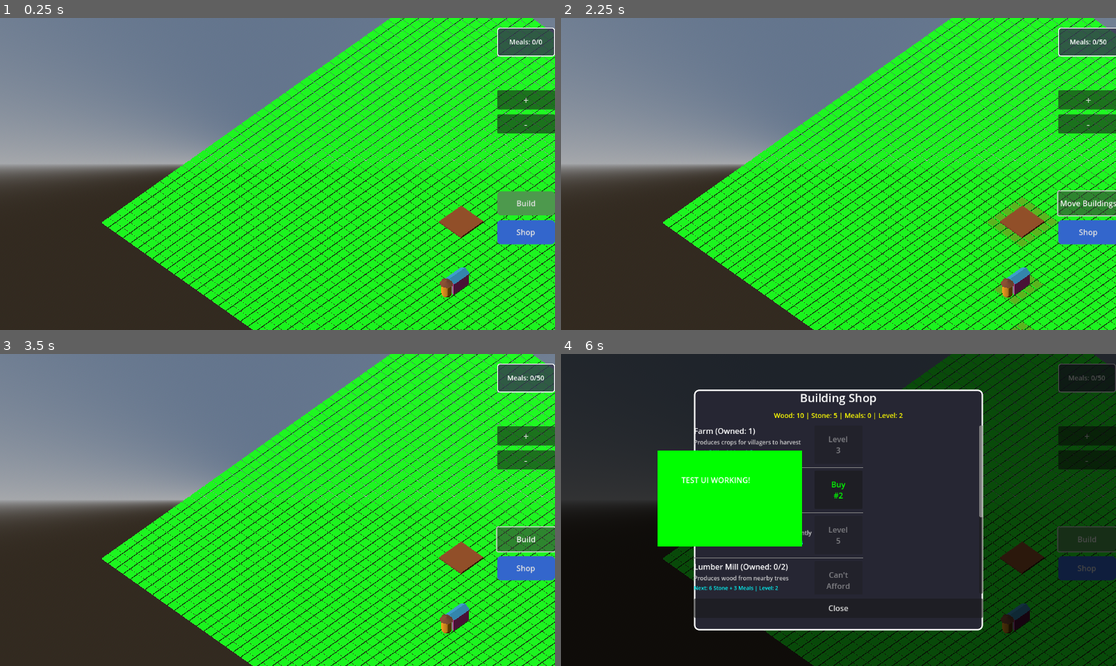
Above: before the commit, frames 1-4 (two rows, left to right).
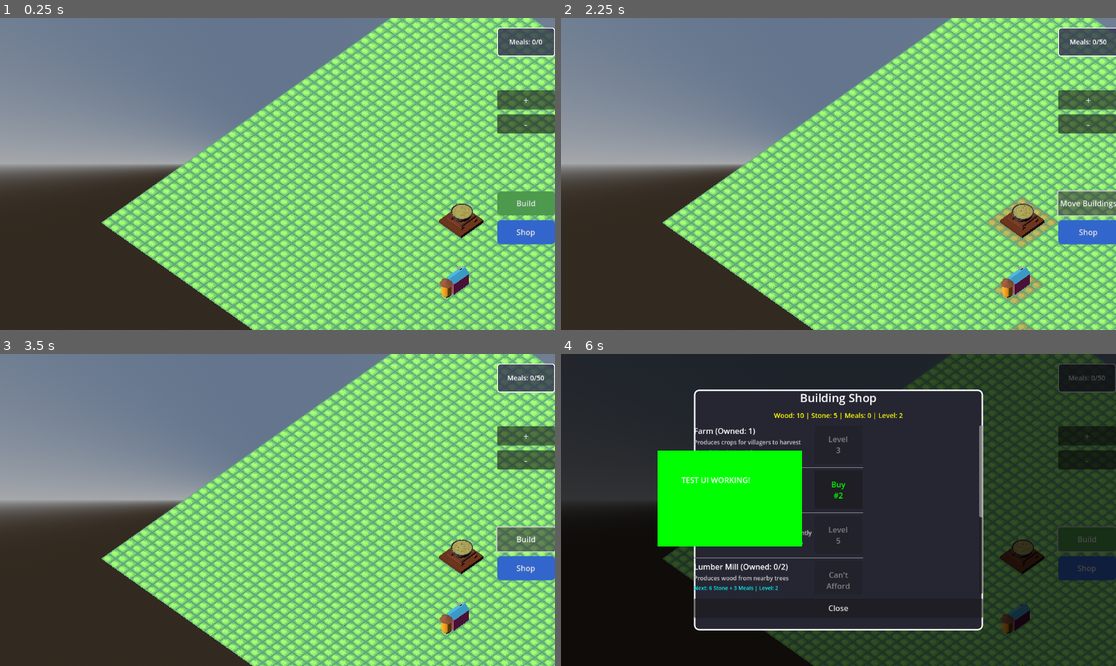
Above: after the commit, the same moments.

Repository: D1g1talfart/Villagegame
Game: Godot game, scene res://village.tscn
The game is run twice, just before and just after one commit, with the same random seed, the same clock (stepped at 60 frames per second) and the same inputs.
Inputs (mouse positions are in pixels of both pictures, inside the frame that each line leads up to):
- Up to frame 1 (0.25 s): no input
- Up to frame 2 (2.25 s): click "+" at 0.5 s; click "-" at 1.25 s; click "Build" at 2 s
- Up to frame 3 (3.5 s): click "Move Buildings" at 2.75 s
- Up to frame 4 (6 s): click "Shop" at 3.5 s; tap Enter (ui_accept) at 4.25, 4.52, 5.75 s; move the mouse to (960, 494) at 4.27 s; hold Up (ui_up) 4.28-5 s; click (960, 494) at 4.42 s; click "Buy #2" at 5 s; drag from (727, 525) to (810, 572) at 5.77 s

The runs differ from the first frame. In frame 1, 57% of the frame differs, in the area x 18-100%, y 0-100%; in frame 2, 58%; in frame 3, 58%; in frame 4, 24%.

Commit message:
0.0.2.3
Introduces the Kitchen building with its scene, script, materials, and textures. Updates village.gd to instantiate the Kitchen from a scene, improves grass tile rendering with a texture, and refactors kitchen creation and detection logic. Also updates house.tscn with new door and decoration nodes, and removes the old grass texture in favor of a new one.

Diff:
--- a/Kitchen.gd
+++ b/Kitchen.gd
@@ -1,6 +1,5 @@
 # Kitchen.gd
 extends BuildableBuilding
-class_name Kitchen
 
 @export var stored_crops: int = 0
 @export var stored_meals: int = 0
@@ -11,8 +10,11 @@
 	building_name = "Kitchen"
 	building_size = Vector2i(3, 3)
 
-	# Kitchen doesn't have a mesh_instance like other buildings
-	# Skip the super._ready() call that expects mesh_instance
+	setup_collision()
+
+	# Call the parent _ready() for material setup
+	super._ready()
+
 	setup_navigation_obstacle()
 
 	# Register kitchen job with JobManager AND set meta
@@ -21,6 +23,12 @@
 	set_meta("job", kitchen_job)
 	print("Kitchen job registered and meta set")
 
+	print("Kitchen scene loaded successfully")
+
+func setup_collision():
+	# Set collision layers (this should be done on the StaticBody3D itself)
+	collision_layer = 2  # Buildings are on layer 2 (for clicking)
+	collision_mask = 0   # Don't collide with anything
 
 func setup_navigation_obstacle():
 	# Add navigation obstacle so pathfinding goes around the kitchen
@@ -61,6 +69,7 @@
 	# Pathfinding target - outside the 3x3 kitchen obstacle
 	# Kitchen is 3x3, so we need to go outside the collision area
 	return global_position + Vector3(0, 0, -2.0)  # 2 units south of kitchen center
+	return global_position + Vector3(0, 0, 2.0)
 
 func get_actual_work_spot() -> Vector3:
 	# Actual work location - center of kitchen (for teleporting when working)
--- /dev/null
+++ b/Kitchen.tscn
@@ -0,0 +1,157 @@
+[gd_scene load_steps=22 format=3 uid="uid://bmct36s5jv107"]
+
+[ext_resource type="Script" uid="uid://mn8hklfmmsgv" path="res://kitchen.gd" id="1_vloss"]
+[ext_resource type="Material" uid="uid://n6aje1yjxksv" path="res://Materials/Metal.tres" id="2_ihhv2"]
+[ext_resource type="Material" uid="uid://fros71psmags" path="res://Materials/Soup.tres" id="3_rlrs5"]
+
+[sub_resource type="Gradient" id="Gradient_rlrs5"]
+colors = PackedColorArray(0.450345, 0.224102, 0.127262, 1, 0.2915, 0.136833, 0.0763707, 1)
+
+[sub_resource type="FastNoiseLite" id="FastNoiseLite_axvxv"]
+noise_type = 2
+frequency = 0.2004
+fractal_type = 0
+fractal_octaves = 1
+
+[sub_resource type="NoiseTexture2D" id="NoiseTexture2D_eqcb7"]
+seamless = true
+seamless_blend_skirt = 0.525
+color_ramp = SubResource("Gradient_rlrs5")
+noise = SubResource("FastNoiseLite_axvxv")
+
+[sub_resource type="NoiseTexture2D" id="NoiseTexture2D_rlrs5"]
+
+[sub_resource type="StandardMaterial3D" id="StandardMaterial3D_0mi6m"]
+albedo_texture = SubResource("NoiseTexture2D_eqcb7")
+metallic_specular = 0.0
+metallic_texture_channel = 1
+roughness_texture = SubResource("NoiseTexture2D_rlrs5")
+roughness_texture_channel = 4
+
+[sub_resource type="BoxMesh" id="BoxMesh_ipk1y"]
+material = SubResource("StandardMaterial3D_0mi6m")
+size = Vector3(3, 0.5, 3)
+
+[sub_resource type="BoxShape3D" id="BoxShape3D_xsyy8"]
+size = Vector3(3, 1, 3)
+
+[sub_resource type="Gradient" id="Gradient_axvxv"]
+offsets = PackedFloat32Array(0, 0.452381)
+colors = PackedColorArray(1, 0.948333, 0.69, 1, 0.613442, 0.227753, 0.085534, 1)
+
+[sub_resource type="FastNoiseLite" id="FastNoiseLite_eqcb7"]
+noise_type = 3
+frequency = 0.1087
+fractal_octaves = 1
+fractal_gain = 1.125
+
+[sub_resource type="NoiseTexture2D" id="NoiseTexture2D_pvymr"]
+color_ramp = SubResource("Gradient_axvxv")
+noise = SubResource("FastNoiseLite_eqcb7")
+
+[sub_resource type="StandardMaterial3D" id="StandardMaterial3D_ihhv2"]
+albedo_color = Color(0.6, 0.545, 0.27, 1)
+albedo_texture = SubResource("NoiseTexture2D_pvymr")
+
+[sub_resource type="CylinderMesh" id="CylinderMesh_rlrs5"]
+material = SubResource("StandardMaterial3D_ihhv2")
+top_radius = 0.2
+bottom_radius = 0.2
+
+[sub_resource type="TorusMesh" id="TorusMesh_axvxv"]
+material = ExtResource("2_ihhv2")
+inner_radius = 0.95
+outer_radius = 1.1
+rings = 20
+ring_segments = 3
+
+[sub_resource type="SphereMesh" id="SphereMesh_0mi6m"]
+material = ExtResource("2_ihhv2")
+radius = 1.0
+radial_segments = 20
+rings = 7
+is_hemisphere = true
+
+[sub_resource type="SphereMesh" id="SphereMesh_axvxv"]
+material = ExtResource("3_rlrs5")
+radius = 1.0
+height = 0.001
+
+[sub_resource type="ParticleProcessMaterial" id="ParticleProcessMaterial_rlrs5"]
+emission_shape_scale = Vector3(0.565, 0.51, 0.675)
+emission_shape = 6
+emission_ring_axis = Vector3(0, 90, 0)
+emission_ring_height = 0.0
+emission_ring_radius = 1.0
+emission_ring_inner_radius = 0.0
+emission_ring_cone_angle = 90.0
+angle_min = -720.0
+angle_max = 720.0
+direction = Vector3(0, 1, 0)
+spread = 88.373
+initial_velocity_min = 0.4
+initial_velocity_max = 0.75
+gravity = Vector3(0, 1, 0)
+
+[sub_resource type="StandardMaterial3D" id="StandardMaterial3D_rlrs5"]
+albedo_color = Color(0.5915, 0.62855, 0.65, 1)
+
+[sub_resource type="SphereMesh" id="SphereMesh_eqcb7"]
+material = SubResource("StandardMaterial3D_rlrs5")
+radius = 0.03
+height = 0.06
+radial_segments = 5
+rings = 5
+
+[node name="Kitchen" type="StaticBody3D"]
+script = ExtResource("1_vloss")
+
+[node name="MeshInstance3D" type="MeshInstance3D" parent="."]
+mesh = SubResource("BoxMesh_ipk1y")
+
+[node name="CollisionShape3D" type="CollisionShape3D" parent="."]
+transform = Transform3D(1, 0, 0, 0, 1, 0, 0, 0, 1, 0, 0.5, 0)
+visible = false
+shape = SubResource("BoxShape3D_xsyy8")
+
+[node name="Decorations" type="Node3D" parent="."]
+
+[node name="Fire" type="Node3D" parent="Decorations"]
+
+[node name="Log" type="MeshInstance3D" parent="Decorations/Fire"]
+transform = Transform3D(-4.37114e-08, -1, 0, 1, -4.37114e-08, 0, 0, 0, 1, 0, 0.342085, 0.776333)
+mesh = SubResource("CylinderMesh_rlrs5")
+
+[node name="Log2" type="MeshInstance3D" parent="Decorations/Fire"]
+transform = Transform3D(-4.37052e-08, -0.999858, -0.0168591, 1, -4.37114e-08, 0, -7.36932e-10, -0.0168591, 0.999858, 0.151795, 0.342085, -0.874963)
+mesh = SubResource("CylinderMesh_rlrs5")
+
+[node name="Log3" type="MeshInstance3D" parent="Decorations/Fire"]
+transform = Transform3D(-2.51003e-10, -0.00574219, -0.999984, 1, -4.37114e-08, 0, -4.37107e-08, -0.999984, 0.00574219, 0.78739, 0.67882, -0.074285)
+mesh = SubResource("CylinderMesh_rlrs5")
+
+[node name="Log4" type="MeshInstance3D" parent="Decorations/Fire"]
+transform = Transform3D(-2.51003e-10, -0.00574219, -0.999984, 1, -4.37114e-08, 0, -4.37107e-08, -0.999984, 0.00574219, -0.58853, 0.67882, -0.074285)
+mesh = SubResource("CylinderMesh_rlrs5")
+
+[node name="Couldron" type="Node3D" parent="Decorations"]
+transform = Transform3D(1, 0, 0, 0, 1, 0, 0, 0, 1, 0.0817789, -0.335737, 0)
+
+[node name="Rim" type="MeshInstance3D" parent="Decorations/Couldron"]
+transform = Transform3D(1, 0, 0, 0, 1, 0, 0, 0, 1, -0.00792527, 1.78292, -0.000934601)
+mesh = SubResource("TorusMesh_axvxv")
+skeleton = NodePath("../../..")
+
+[node name="Bowl" type="MeshInstance3D" parent="Decorations/Couldron"]
+transform = Transform3D(1, 0, 0, 0, -1, -8.74228e-08, 0, 8.74228e-08, -1, 0, 1.77823, 0)
+mesh = SubResource("SphereMesh_0mi6m")
+
+[node name="Soup" type="MeshInstance3D" parent="Decorations/Couldron"]
+transform = Transform3D(1, 0, 0, 0, 1, 0, 0, 0, 1, 0.00571585, 1.78026, -0.0182188)
+mesh = SubResource("SphereMesh_axvxv")
+
+[node name="Steam" type="GPUParticles3D" parent="Decorations/Couldron"]
+transform = Transform3D(1, 0, 0, 0, 1, 0, 0, 0, 1, 0, 1.66194, 0)
+amount = 40
+process_material = SubResource("ParticleProcessMaterial_rlrs5")
+draw_pass_1 = SubResource("SphereMesh_eqcb7")
--- /dev/null
+++ b/Materials/Metal.tres
@@ -0,0 +1,5 @@
+[gd_resource type="StandardMaterial3D" format=3 uid="uid://n6aje1yjxksv"]
+
+[resource]
+albedo_color = Color(0.48, 0.48, 0.48, 1)
+metallic = 1.0
--- /dev/null
+++ b/Materials/Soup.tres
@@ -0,0 +1,37 @@
+[gd_resource type="StandardMaterial3D" load_steps=4 format=3 uid="uid://fros71psmags"]
+
+[sub_resource type="Gradient" id="Gradient_ihhv2"]
+colors = PackedColorArray(0.58, 0.386667, 0, 1, 1, 1, 1, 1)
+
+[sub_resource type="FastNoiseLite" id="FastNoiseLite_rlrs5"]
+noise_type = 4
+seed = 4
+frequency = 0.038
+offset = Vector3(0, -127.66, 0)
+fractal_type = 2
+fractal_octaves = 2
+fractal_lacunarity = 2.435
+fractal_gain = 1.08
+domain_warp_enabled = true
+domain_warp_type = 1
+domain_warp_fractal_type = 2
+domain_warp_fractal_octaves = 2
+metadata/_preview_in_3d_space_ = true
+
+[sub_resource type="NoiseTexture2D" id="NoiseTexture2D_axvxv"]
+height = 511
+in_3d_space = true
+seamless = true
+color_ramp = SubResource("Gradient_ihhv2")
+noise = SubResource("FastNoiseLite_rlrs5")
+
+[resource]
+albedo_color = Color(0.640683, 0.65, 0.3705, 1)
+albedo_texture = SubResource("NoiseTexture2D_axvxv")
+emission_enabled = true
+emission = Color(0.92, 0.862347, 0.0552, 1)
+emission_energy_multiplier = 0.3
+emission_operator = 1
+backlight_enabled = true
+backlight = Color(0.68, 0.581513, 0.1428, 1)
+refraction_enabled = true
--- a/house.tscn
+++ b/house.tscn
@@ -22,13 +22,24 @@
 material = SubResource("StandardMaterial3D_metfq")
 size = Vector3(1.2, 0.4, 2.1)
 
+[sub_resource type="StandardMaterial3D" id="StandardMaterial3D_6syyc"]
+albedo_color = Color(0.48, 0.32128, 0.1824, 1)
+
 [sub_resource type="BoxMesh" id="BoxMesh_hfkix"]
+material = SubResource("StandardMaterial3D_6syyc")
 size = Vector3(0.515, 1.07, 0.2)
 
+[sub_resource type="StandardMaterial3D" id="StandardMaterial3D_o1325"]
+albedo_color = Color(0, 0, 0, 1)
+
 [sub_resource type="CylinderMesh" id="CylinderMesh_metfq"]
+material = SubResource("StandardMaterial3D_o1325")
 top_radius = 0.05
 bottom_radius = 0.05
 height = 0.2
+
+[sub_resource type="BoxMesh" id="BoxMesh_6syyc"]
+size = Vector3(0.3, 1, 0.3)
 
 [node name="House" type="StaticBody3D"]
 script = ExtResource("1_hfkix")
@@ -45,10 +56,17 @@
 transform = Transform3D(1, 0, 0, 0, 1, 0, 0, 0, 1, 0, 1.7, 0.5)
 mesh = SubResource("PrismMesh_hfkix")
 
-[node name="MeshInstance3D" type="MeshInstance3D" parent="RoofMesh"]
+[node name="DoorMesh" type="MeshInstance3D" parent="RoofMesh"]
 transform = Transform3D(1, 0, 0, 0, 1, 0, 0, 0, 1, 0.1, -1.15, 0.937254)
 mesh = SubResource("BoxMesh_hfkix")
 
-[node name="MeshInstance3D" type="MeshInstance3D" parent="RoofMesh/MeshInstance3D"]
+[node name="DoorHandleMesh" type="MeshInstance3D" parent="RoofMesh/DoorMesh"]
 transform = Transform3D(1, 0, 0, 0, -4.37114e-08, -1, 0, 1, -4.37114e-08, -0.145, 0, 0.0521003)
 mesh = SubResource("CylinderMesh_metfq")
+
+[node name="MeshInstance3D" type="MeshInstance3D" parent="RoofMesh"]
+transform = Transform3D(1, 0, 0, 0, 1, 0, 0, 0, 1, -0.282885, -0.22003, -0.596675)
+mesh = SubResource("BoxMesh_6syyc")
+
+[node name="GPUParticles3D" type="GPUParticles3D" parent="RoofMesh/MeshInstance3D"]
+transform = Transform3D(1, 0, 0, 0, 1, 0, 0, 0, 1, 0, 0.657367, 0)
--- a/village.gd
+++ b/village.gd
@@ -6,6 +6,7 @@
 var farm_scene = preload("res://Farm.tscn")
 var house_scene = preload("res://House.tscn")
 var villager_scene = preload("res://Villager.tscn")
+var kitchen_scene = preload("res://Kitchen.tscn")
 
 var villager_names: Array[String] = [
 	"Bob", "Alice", "Charlie", "Diana", "Edward", "Fiona", "George", "Hannah",
@@ -36,7 +37,7 @@
 	sun_light.name = "Sun"
 	sun_light.position = Vector3(0, 20, 0)
 	sun_light.rotation_degrees = Vector3(-45, -30, 0)
-	sun_light.light_energy = 1.0
+	sun_light.light_energy = 1.5
 	add_child(sun_light)
 
 	var environment = Environment.new()
@@ -65,63 +66,52 @@
 	# Create kitchen in center (3x3)
 	create_kitchen_building()
 
+# village.gd - Replace create_kitchen_building() with this clean version
 func create_kitchen_building():
 	var center = 49 / 2
 
-	# Create the kitchen tiles visually
-	for x in range(center - 1, center + 2):
-		for z in range(center - 1, center + 2):
-			var kitchen_tile = create_kitchen_tile()
-			kitchen_tile.position = Vector3(x, 0.1, z)
-			add_child(kitchen_tile)
-
-	# Create the Kitchen building node
-	var kitchen = Kitchen.new()
+	# Load and instantiate the Kitchen scene
+	var kitchen = kitchen_scene.instantiate()
 	kitchen.name = "Kitchen"
 	kitchen.position = Vector3(center, 0.1, center)
 
-	# ADD COLLISION TO KITCHEN
-	var collision_body = StaticBody3D.new()
-	collision_body.name = "KitchenCollision"
-	collision_body.collision_layer = 2  # Same layer as other buildings
-	collision_body.collision_mask = 0
-
-	var collision_shape = CollisionShape3D.new()
-	var shape = BoxShape3D.new()
-	shape.size = Vector3(3, 1, 3)  # 3x3 kitchen size, 1 unit tall
-	collision_shape.shape = shape
-	collision_shape.position = Vector3(0, 0.5, 0)  # Center the collision box
-
-	collision_body.add_child(collision_shape)
-	kitchen.add_child(collision_body)
+	# Set the grid position immediately
+	kitchen.grid_position = Vector2i(center - 1, center - 1)  # Top-left corner of 3x3
 
 	add_child(kitchen)
 
-	print("Kitchen created with collision at: ", kitchen.position)
+	# Register with BuildModeManager
+	BuildModeManager.register_building(kitchen, Vector2i(center - 1, center - 1))
+
+	print("Kitchen scene created at: ", kitchen.position, " (no overlapping tiles)")
+
 
 func create_grass_tile():
 	var mesh_instance = MeshInstance3D.new()
 	var box_mesh = BoxMesh.new()
-	box_mesh.size = Vector3(0.9, 0.1, 0.9)
+	box_mesh.size = Vector3(1, 0.01, 1)
 	mesh_instance.mesh = box_mesh
 
 	var material = StandardMaterial3D.new()
-	material.albedo_color = Color.GREEN
+
+	# Load the grass texture
+	var grass_texture = load("res://Textures/Grass.png") as Texture2D
+	if grass_texture:
+		material.albedo_texture = grass_texture
+	else:
+		print("WARNING: Could not load grass texture - using green color fallback")
+		material.albedo_color = Color.GREEN
+
+	# Optional: You can still tint the texture with a color if needed
+	# material.albedo_color = Color.WHITE  # White = no tint, shows texture as-is
+
+	# Optional: Adjust texture tiling if the texture is too big/small per tile
+	material.uv1_scale = Vector3(3, 2, 2)  # Adjust these values to tile the texture
+
 	mesh_instance.material_override = material
 
 	return mesh_instance
 
-func create_kitchen_tile():
-	var mesh_instance = MeshInstance3D.new()
-	var box_mesh = BoxMesh.new()
-	box_mesh.size = Vector3(1, 0.2, 1)
-	mesh_instance.mesh = box_mesh
-
-	var material = StandardMaterial3D.new()
-	material.albedo_color = Color(0.6, 0.3, 0.1)
-	mesh_instance.material_override = material
-
-	return mesh_instance
 
 func setup_ground_collision():
 	var ground_body = StaticBody3D.new()
@@ -235,9 +225,10 @@
 		next_villager_index += 1
 		return fallback_name
 
+# village.gd - Replace find_kitchen_building() with this fixed version
 func find_kitchen_building():
 	for child in get_children():
-		if child is Kitchen:  # Look for Kitchen class specifically
+		if child.has_method("is_kitchen") and child.is_kitchen():  # Use the method instead of class check
 			return child
 	print("Warning: Kitchen not found")
 	return null
Not shown, changed: Kitchen.gd.uid
Binary file added: Textures/Grass.png
Not shown, changed: Textures/Grass.png.import
Binary file removed: Textures/pixellab-flat-grassy-floor-texture-1756646132046.png
Not shown: 1 places in house.tscn that only renumber resources
Not shown, added: Kitchen.tscn676881343595.tmp
Not shown, added: village.tscn676879009084.tmp
